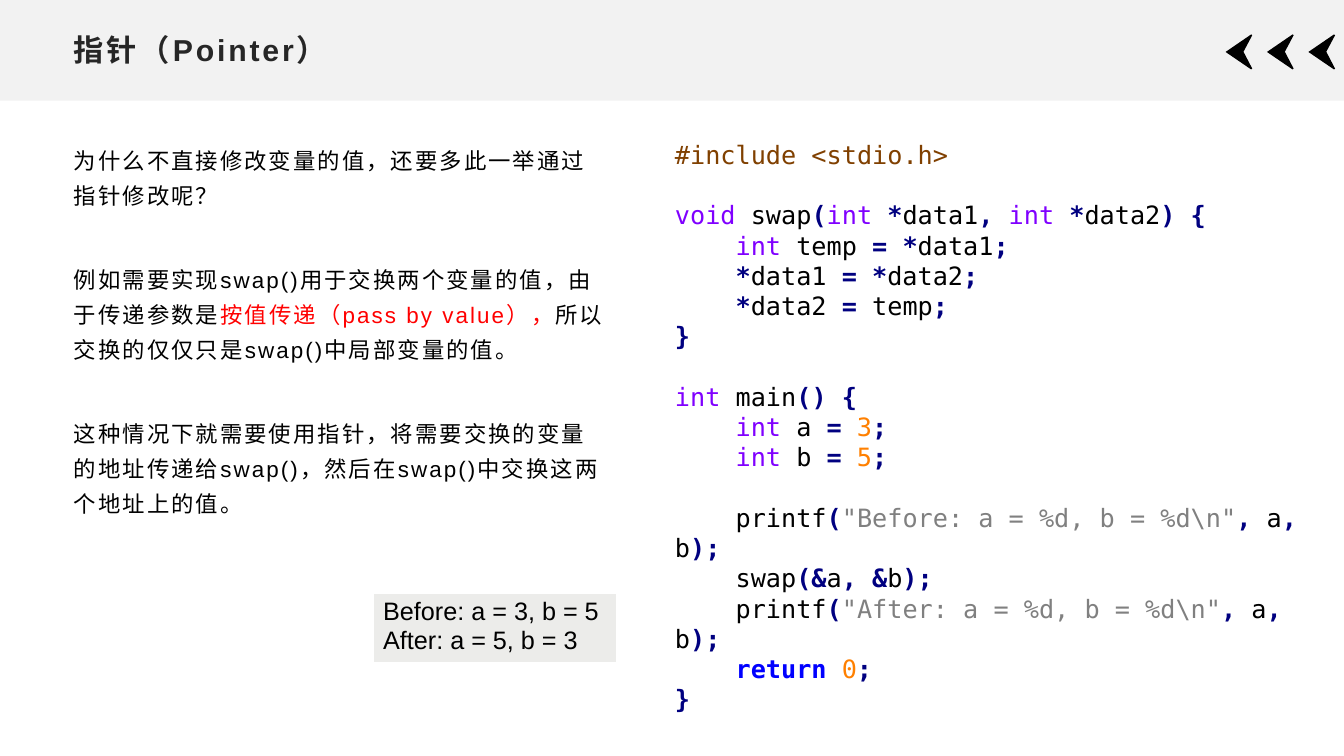
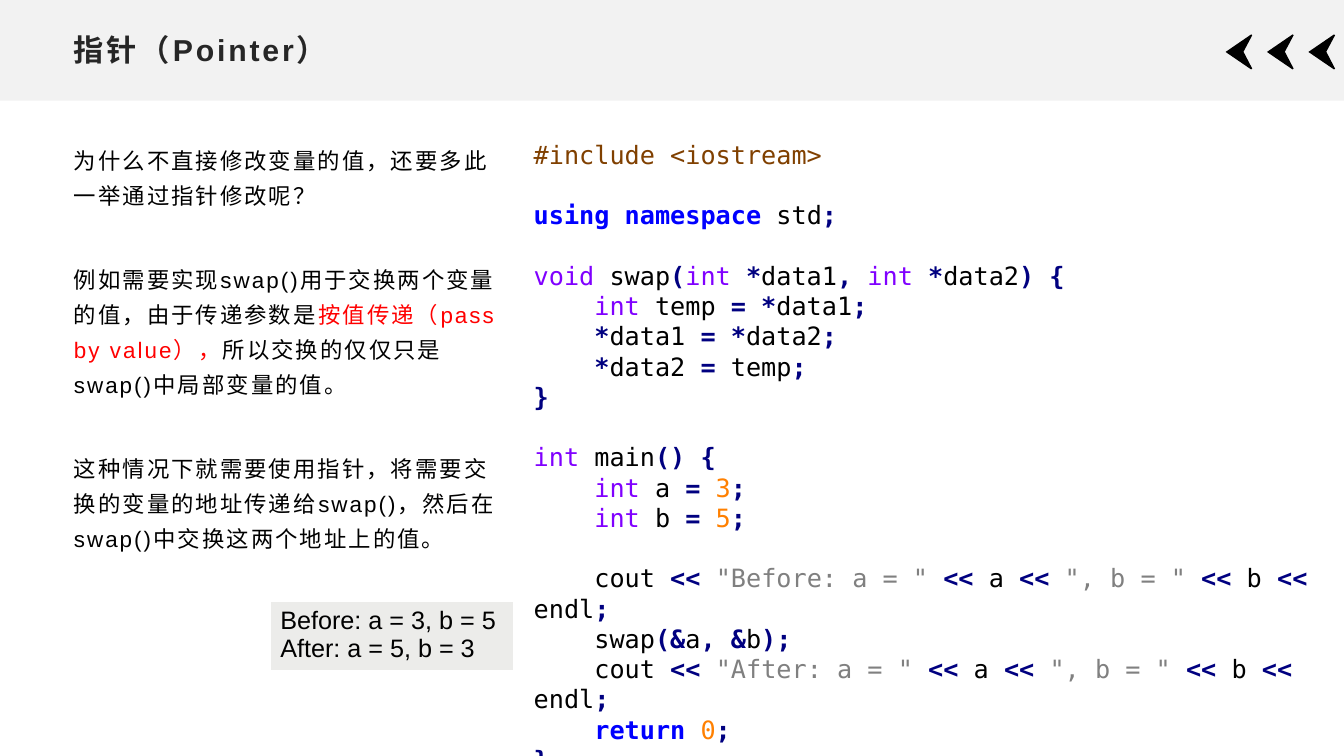
Before and after one commit to xdai02/C_Plus_Plus, a slide deck: slide 5 of slides/Chapter7.pptx. Drawn at 1344x756 pixels with LibreOffice and Linux fonts; fonts in the diff are those of the drawing. Boxes give left, top, right and bottom in pixels: in the first picture for what was removed or moved away, otherwise in the second. Text is boxed around its words. In the diff, an @@ line names an element or a change of style, - is before the commit and + after.

```diff
--- a/slides/Chapter7.pptx
+++ b/slides/Chapter7.pptx
@@ text "为什么不直接修改变量的值，还要多此一举通过指针修改呢？" rewrapped from box(74, 150, 603, 514) to box(74, 150, 494, 552) @@
@@ text "#include <iostream>": place and size @@
-text "#include <iostream>" at box(675, 144, 1297, 652)
+text "#include <iostream>" at box(534, 144, 1262, 740)
@@ text at box(534, 144, 837, 230): text changed @@
-#include <stdio.h>
+#include <iostream>
+using namespace std;
@@ text at box(534, 568, 1262, 622): text changed @@
-printf("Before: a = %d, b = %d\n", a, b);
+cout << "Before: a = " << a << ", b = " << b << endl;
@@ table: place and size @@
-table at box(373, 593, 617, 663)
+table at box(270, 602, 514, 673)
@@ text at box(534, 659, 1247, 712): text changed @@
-printf("After: a = %d, b = %d\n", a, b);
+cout << "After: a = " << a << ", b = " << b << endl;
```
Also in this commit, not shown: 16 other slides changed, 4 slides added, 2 other files.
